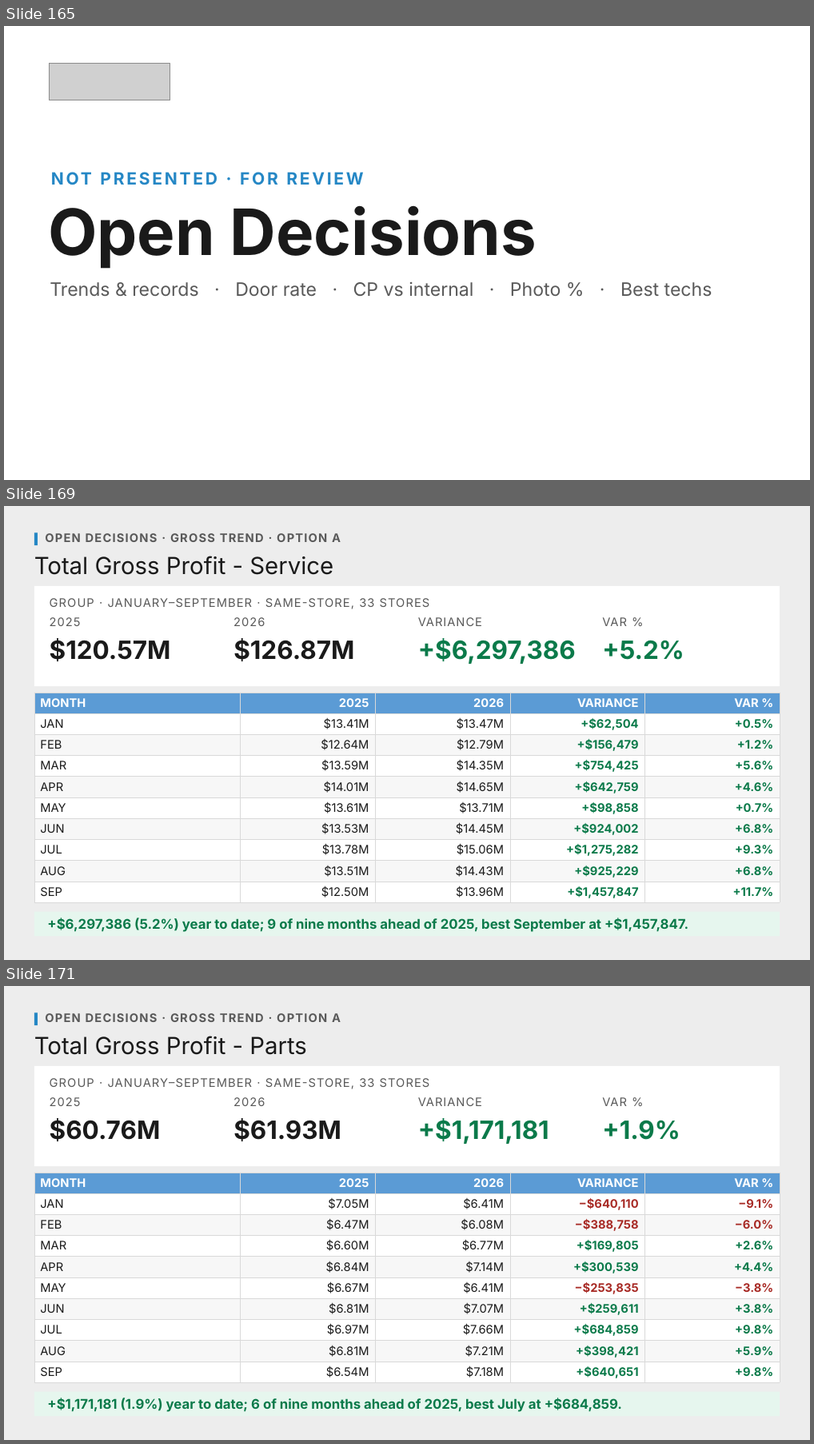
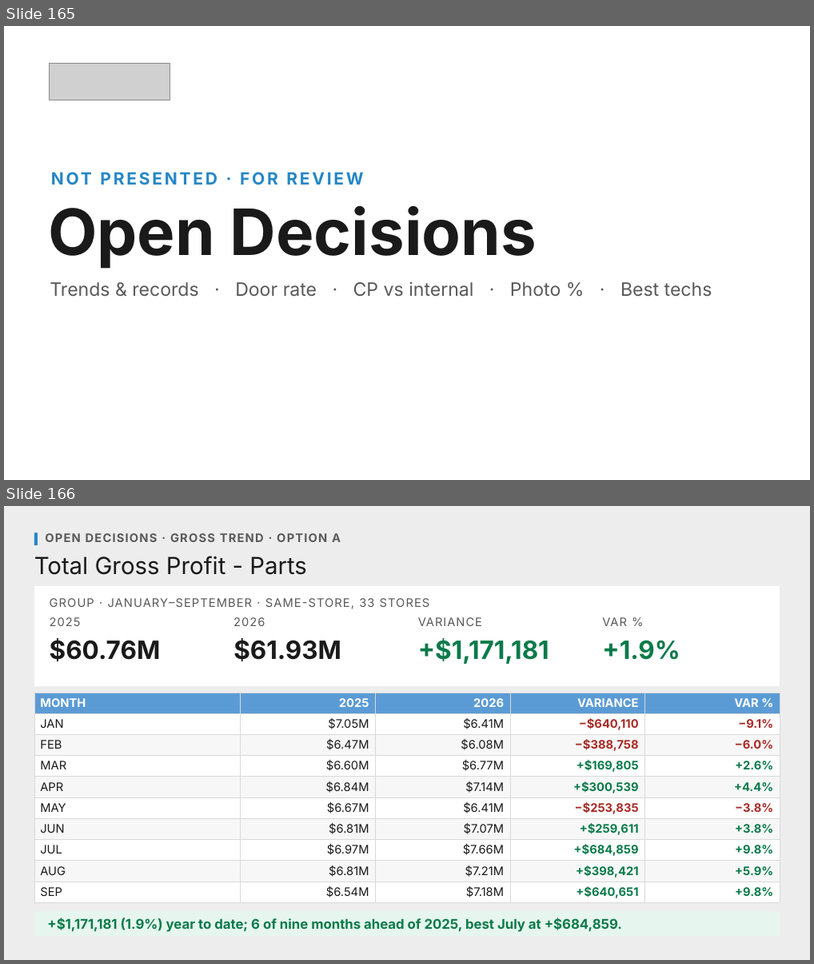
Before and after one commit to Ndresner/Noah, a slide deck: day2-deck/decks/Fixed Ops - Day 2 Example Test Deck.pptx. Shown one above the other, each under a label of ours: slides 165, 169 and 171 before the commit, slides 165 and 166 after it; the slides between them are not shown. The pictures are 814x1444 and 814x964 pixels, drawn with LibreOffice and Linux fonts; fonts in the diff are those of the drawing; grey boxes stand for pictures. Boxes give left, top, right and bottom in pixels: in the first picture for what was removed or moved away, otherwise in the second. Text is boxed around its words. In the diff, an @@ line names an element or a change of style, - is before the commit and + after.

```diff
--- a/day2-deck/decks/Fixed Ops - Day 2 Example Test Deck.pptx
+++ b/day2-deck/decks/Fixed Ops - Day 2 Example Test Deck.pptx
@@ slide 169 removed at box(4, 506, 810, 960), background #EDEDED @@
@@ rectangle removed at box(34, 532, 38, 545) @@
@@ text removed at box(45, 533, 341, 542) @@
-OPEN DECISIONS · GROSS TREND · OPTION A
@@ text removed at box(34, 556, 334, 575) @@
-Total Gross Profit - Service
@@ rectangle removed at box(34, 586, 780, 686) @@
@@ text removed at box(50, 598, 430, 609) @@
-GROUP · JANUARY–SEPTEMBER · SAME-STORE, 33 STORES
@@ text removed at box(50, 617, 81, 626) @@
-2025
@@ text removed at box(234, 617, 265, 626) @@
-2026
@@ text removed at box(418, 617, 482, 626) @@
-VARIANCE
@@ text removed at box(602, 617, 627, 626) @@
-VAR %
@@ text removed at box(50, 638, 171, 661) @@
-$120.57M
@@ text removed at box(234, 638, 354, 661) @@
-$126.87M
@@ text removed at box(418, 638, 576, 664) @@
-+$6,297,386
@@ text removed at box(602, 640, 684, 660) @@
-+5.2%
@@ table removed at box(34, 692, 780, 901), 10 rows, 5 columns @@
-MONTH | 2025 | 2026 | VARIANCE | VAR %
-JAN | $13.41M | $13.47M | +$62,504 | +0.5%
-FEB | $12.64M | $12.79M | +$156,479 | +1.2%
-MAR | $13.59M | $14.35M | +$754,425 | +5.6%
-APR | $14.01M | $14.65M | +$642,759 | +4.6%
-MAY | $13.61M | $13.71M | +$98,858 | +0.7%
-JUN | $13.53M | $14.45M | +$924,002 | +6.8%
-JUL | $13.78M | $15.06M | +$1,275,282 | +9.3%
-AUG | $13.51M | $14.43M | +$925,229 | +6.8%
-SEP | $12.50M | $13.96M | +$1,457,847 | +11.7%
@@ rectangle removed at box(34, 912, 780, 936) @@
@@ text removed at box(47, 917, 689, 932) @@
-+$6,297,386 (5.2%) year to date; 9 of nine months ahead of 2025, best September at +$1,457,847.
@@ what was slide 171 is now slide 166 @@
```
Also in this commit, not shown: 1 slide changed, 12 other slides removed, 6 other files.
